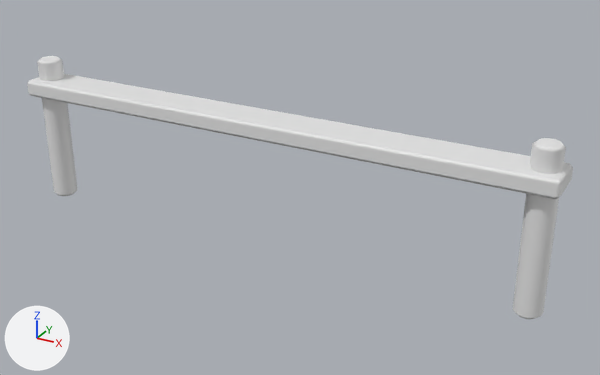
The FBX model CrashCourse/Assets/ART_Assets/Platforms/Wide/M_Wide_Suport_2.fbx, before and after one commit.
The view is the same before and after, from a 50 mm camera at (77.51, 23.32, 3.52) aimed at (72.48, 32.47, -1.06). The axes (+X, +Y, +Z) are drawn at lower left. The lights are the same throughout. The picture after the commit comes second. Where no turn or scale is listed for an object, it has been applied to the vertices.

Objects in the first picture: 'M_Wide_Suport_2'.
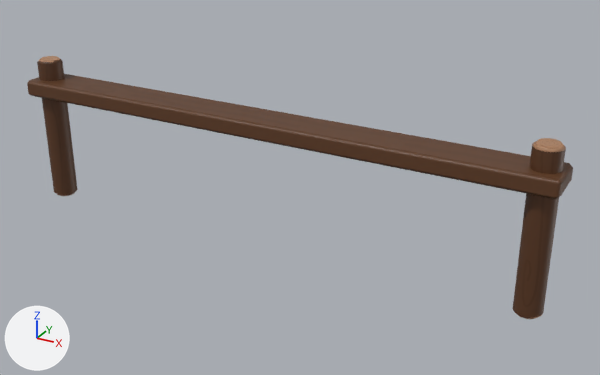
Location of each change, (x1, y1, x2, y2) in pixels of the pictures (600 x 375 px):
'M_Wide_Suport_2', recoloured (white to brown): (27, 56, 573, 319) in both

What the commit changed:
Picture 'Row_2_UV.png' (img_row_2_uv_png) is new.
Material 'Row_2' (mat_row_2) is new.
Its texture is img_row_2_uv_png.
me_cube_713 has 152 vertices, 126 faces and spans x -4.0..4.0, y -0.32..0.32, z -1.8..0.43.
me_cube_713 gains material mat_row_2 (picture img_row_2_uv_png).
